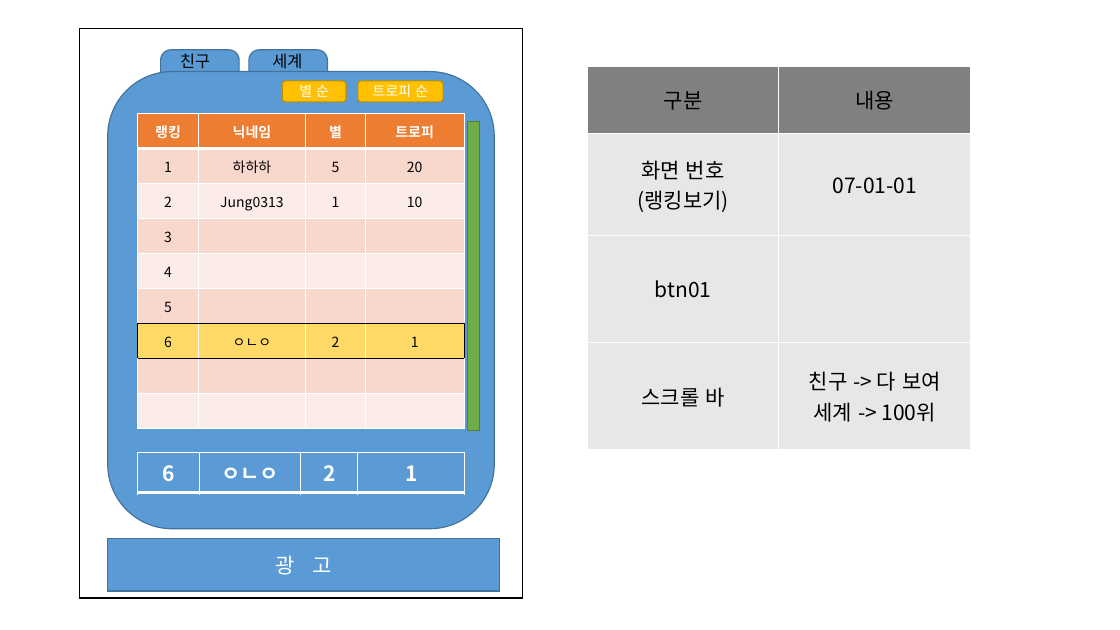
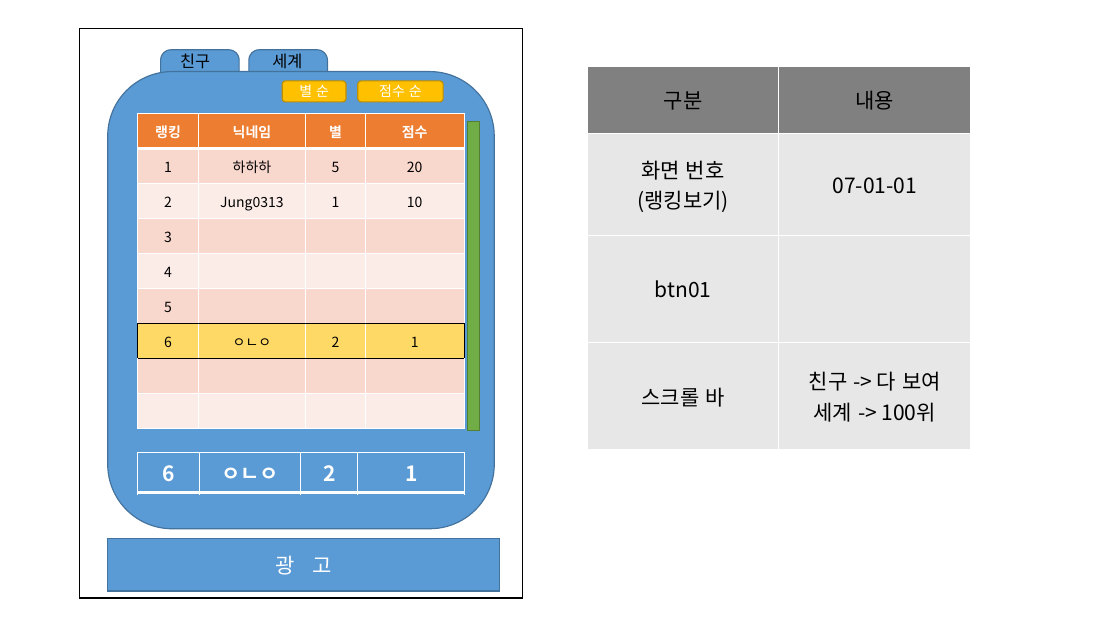
Before and after one commit to Maze-of-memories/origin, a slide deck: slide 11 of 화면정의서.pptx (slide 10 before the commit). Drawn at 1120x630 pixels with LibreOffice and Linux fonts; fonts in the diff are those of the drawing. Boxes give left, top, right and bottom in pixels: in the first picture for what was removed or moved away, otherwise in the second. Text is boxed around its words. In the diff, an @@ line names an element or a change of style, - is before the commit and + after.

```diff
--- a/화면정의서.pptx
+++ b/화면정의서.pptx
@@ text in rounded rectangle at bbox=[379, 84, 422, 97]: text changed @@
-트로피 순
+점수 순
@@ table at bbox=[138, 113, 464, 429] @@
-row 1, column 4: 트로피
+row 1, column 4: 점수
```
Also in this commit, not shown: 2 other slides changed, 1 slide added, 2 other files.
